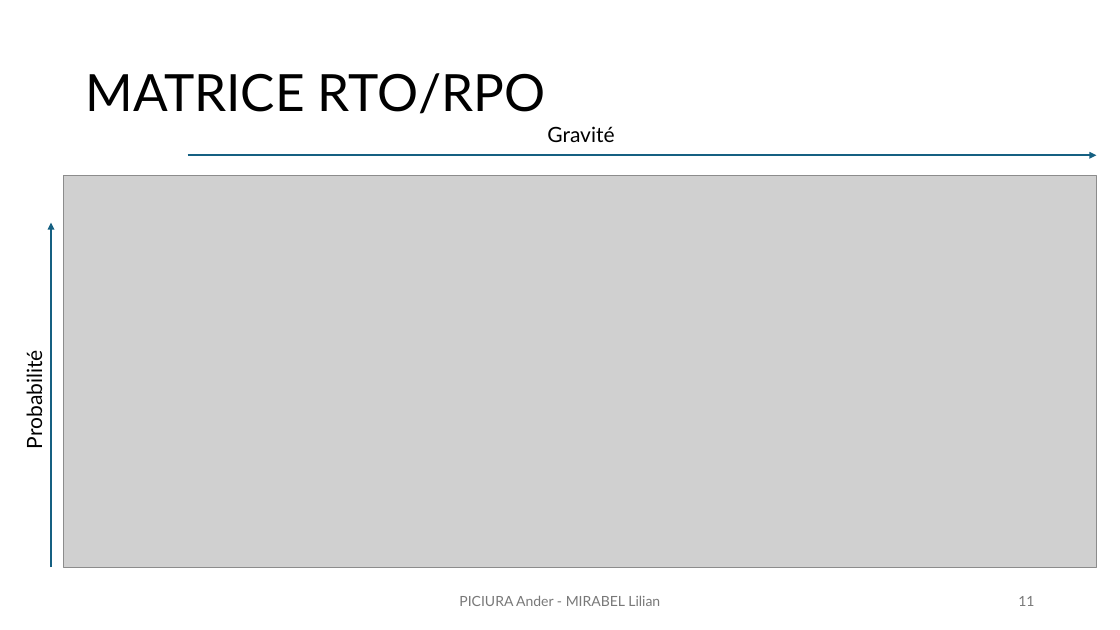
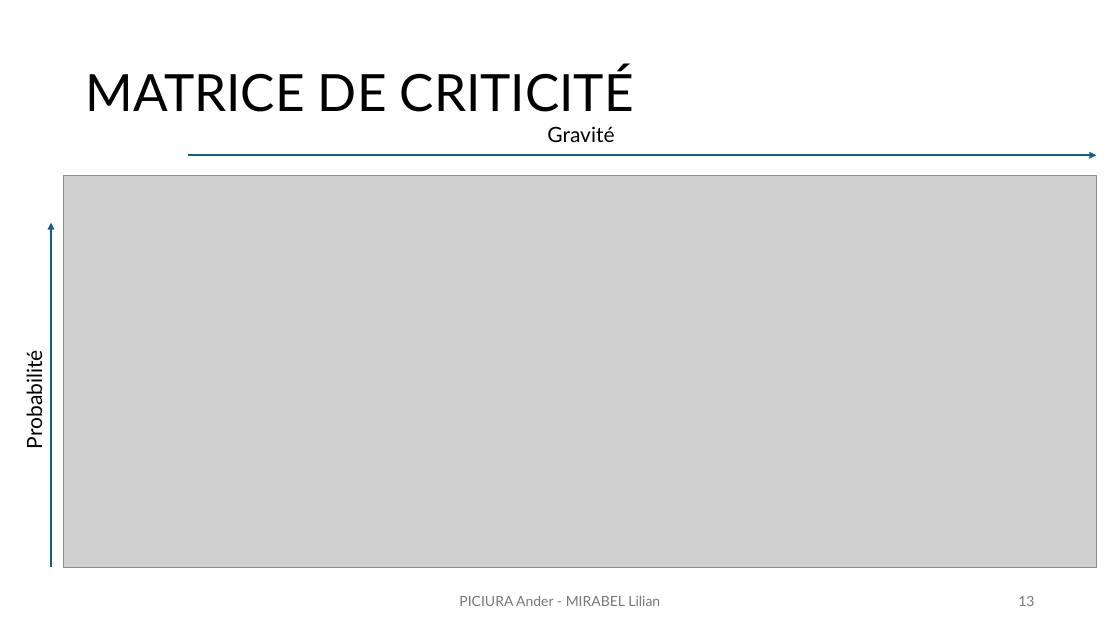
Before and after one commit to lilianmirabel/TPodoo, a slide deck: slide 13 of TP6_Exploitation_faille_0day_Lilian_Ander.pptx (slide 11 before the commit). Drawn at 1120x630 pixels with LibreOffice and Linux fonts; fonts in the diff are those of the drawing; grey boxes stand for pictures. Boxes give left, top, right and bottom in pixels: in the first picture for what was removed or moved away, otherwise in the second. Text is boxed around its words. In the diff, an @@ line names an element or a change of style, - is before the commit and + after.

```diff
--- a/TP6_Exploitation_faille_0day_Lilian_Ander.pptx
+++ b/TP6_Exploitation_faille_0day_Lilian_Ander.pptx
@@ title at [85, 66, 634, 112]: text changed @@
-MATRICE RTO/RPO
+MATRICE DE CRITICITÉ
@@ page number at [1018, 596, 1034, 606]: text changed @@
-11
+13
```
Also in this commit, not shown: 4 other slides changed, 2 slides added.
